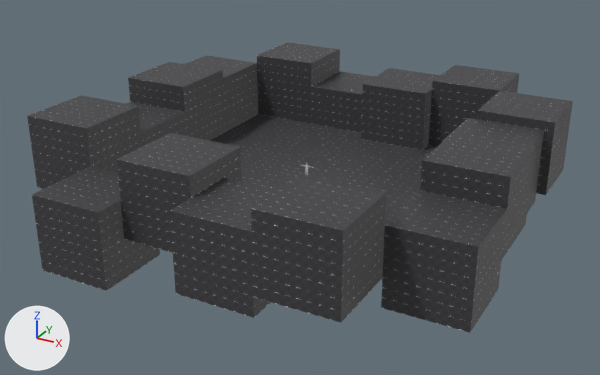
An edit to the FBX model SURVOY_ENGINE/assets/Level_0/level.fbx, drawn before and after from the same camera.
Camera for both pictures: a 50 mm camera at (0.397, -0.738, 0.356) aimed at (-0.001, -0.014, -0.006). The lights are fixed; the arrows at lower left show +X, +Y and +Z. Where no turn or scale is listed for an object, it has been applied to the vertices.

Names of what the first picture shows: 'BLOCK.001', 'BLOCK.003', 'BLOCK.004', 'BLOCK.005', 'BLOCK.006', 'BLOCK.008', 'BLOCK.009', 'BLOCK.011', 'BLOCK.012', 'BLOCK.013', 'BLOCK.014', 'BLOCK.015', 'FLOOR'.
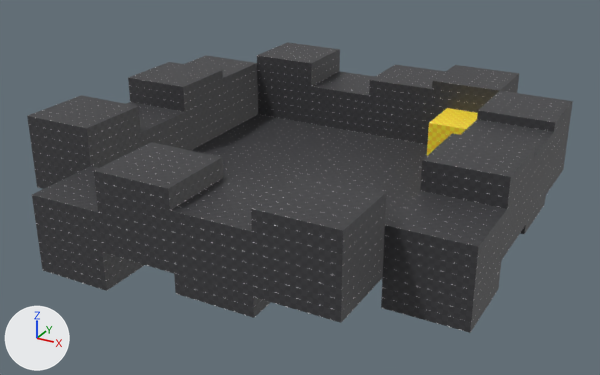
Boxes (x1, y1, x2, y2) around the edits, measured in the pictures (600 x 375 px):
'BLOCK.015', moved: before (117, 133, 242, 253); after (94, 142, 223, 273)
'BLOCK.001', moved: before (361, 68, 440, 150); after (368, 64, 446, 145)
'BLOCK.004', recoloured, moved: before (442, 118, 544, 213); after (427, 108, 478, 155)
'BLOCK.016', added: after (461, 120, 554, 234)

Patch to the scene script:
```diff
--- a/SURVOY_ENGINE/assets/Level_0/level.fbx.py
+++ b/SURVOY_ENGINE/assets/Level_0/level.fbx.py
@@ img_yellow_512_png @@
+img_yellow_512_png = load_image('yellow_512.png', 'textures/yellow_512.png', 512, 512, 'sRGB')
@@ mat_material_021 @@
+mat_material_021 = principled_material('Material.021')
+mat_material_021.texture = img_yellow_512_png
@@ me_cube_022 @@
 me_cube_022.from_pydata(...)  # 8 vertices, 12 faces; spans x -0.04..0.04, y 0.05..0.13, z -0.04..0.04
-me_cube_022.materials.append(mat_material_008)  # picture img_grey_512_png
+me_cube_022.materials.append(mat_material_021)  # picture img_yellow_512_png
@@ me_cube_034 @@
+me_cube_034.from_pydata(...)  # a box spanning x -0.04..0.04, y 0.05..0.13, z -0.04..0.04
+me_cube_034.materials.append(mat_material_008)  # picture img_grey_512_png
@@ ob_block_001 @@
 ob_block_001 = bpy.data.objects.new('BLOCK.001', me_cube_019)
-ob_block_001.location = (0.04, 0.09, 0.03)
+ob_block_001.location = (0.04, 0.11, 0.03)
@@ ob_block_004 @@
 ob_block_004 = bpy.data.objects.new('BLOCK.004', me_cube_022)
-ob_block_004.location = (0.19, -0.05, 0.03)
+ob_block_004.location = (0.14, 0.05, 0.01)
@@ ob_block_015 @@
 ob_block_015 = bpy.data.objects.new('BLOCK.015', me_cube_033)
-ob_block_015.location = (-0.04, -0.26, 0.04)
+ob_block_015.location = (-0.04, -0.29, 0.04)
@@ ob_block_016 @@
+ob_block_016 = bpy.data.objects.new('BLOCK.016', me_cube_034)
+ob_block_016.location = (0.2, -0.05, 0.03)
```
